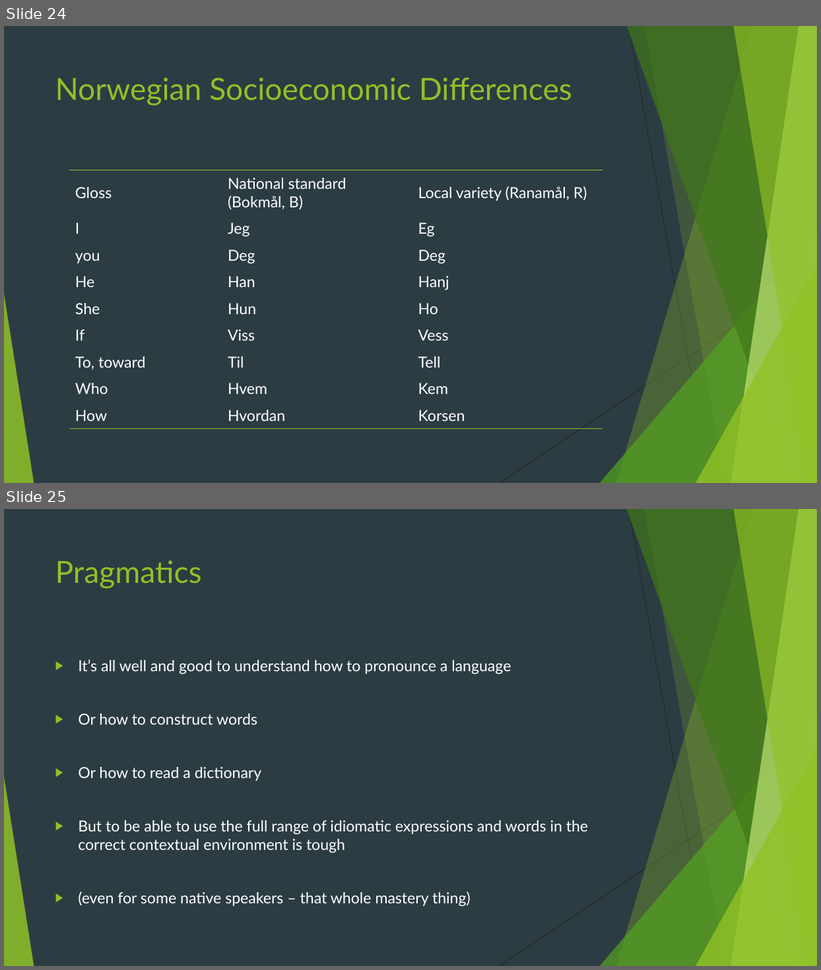
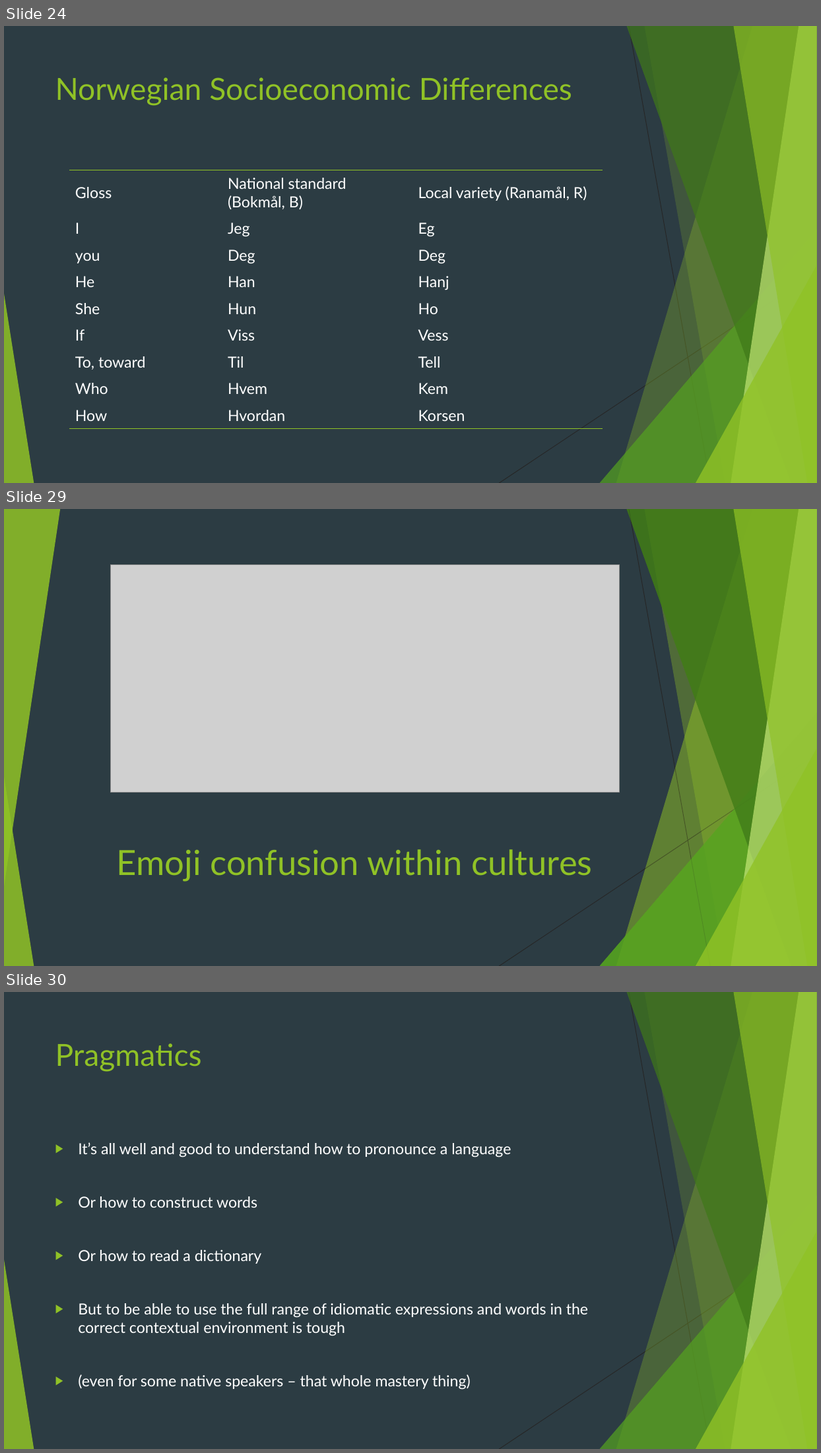
Before and after one commit to krownniuqjk/Lectures, a slide deck: Short Course in Linguistics Wk 5.pptx. Shown one above the other, each under a label of ours: slides 24 and 25 before the commit, slides 24, 29 and 30 after it; the slides between them are not shown. The pictures are 821x970 and 821x1453 pixels, drawn with LibreOffice and Linux fonts; fonts in the diff are those of the drawing; grey boxes stand for pictures. Boxes give left, top, right and bottom in pixels: in the first picture for what was removed or moved away, otherwise in the second. Text is boxed around its words. In the diff, an @@ line names an element or a change of style, - is before the commit and + after.

```diff
--- a/Short Course in Linguistics Wk 5.pptx
+++ b/Short Course in Linguistics Wk 5.pptx
@@ slide 29 added at (x1=4, y1=509, x2=817, y2=966), background #2C3C43; not listed: 8 template elements that a slide beside it also shows @@
@@ group added at (x1=4, y1=509, x2=817, y2=966): 5 freeform shapes, 3 triangles, 2 lines @@
@@ picture added at (x1=111, y1=565, x2=620, y2=793) @@
@@ title added at (x1=117, y1=850, x2=593, y2=882), 41 pt, text #90C226 @@
+Emoji confusion within cultures
@@ what was slide 25 is now slide 30 @@
```
Also in this commit, not shown: 1 slide changed, 4 other slides added, 1 slide removed.
